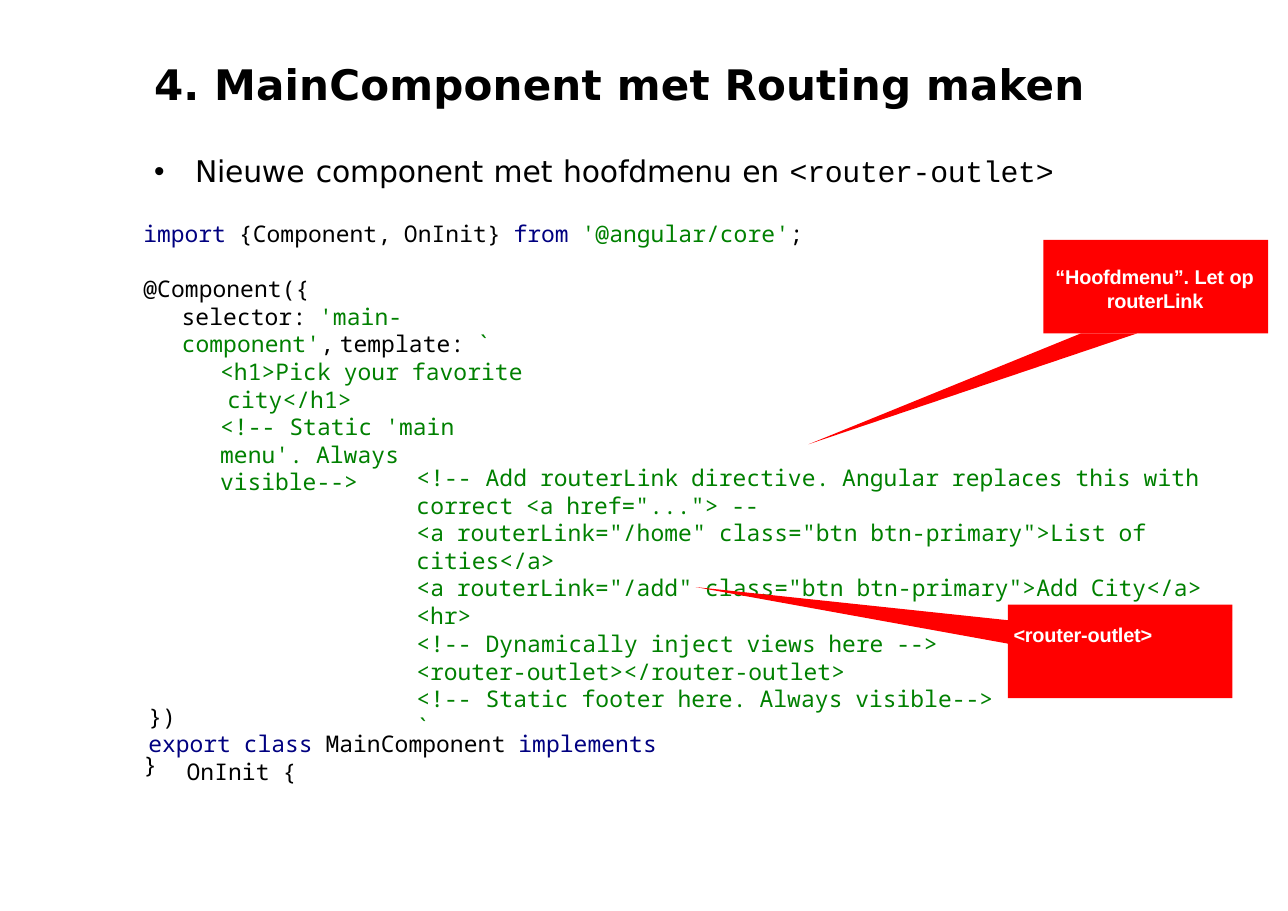
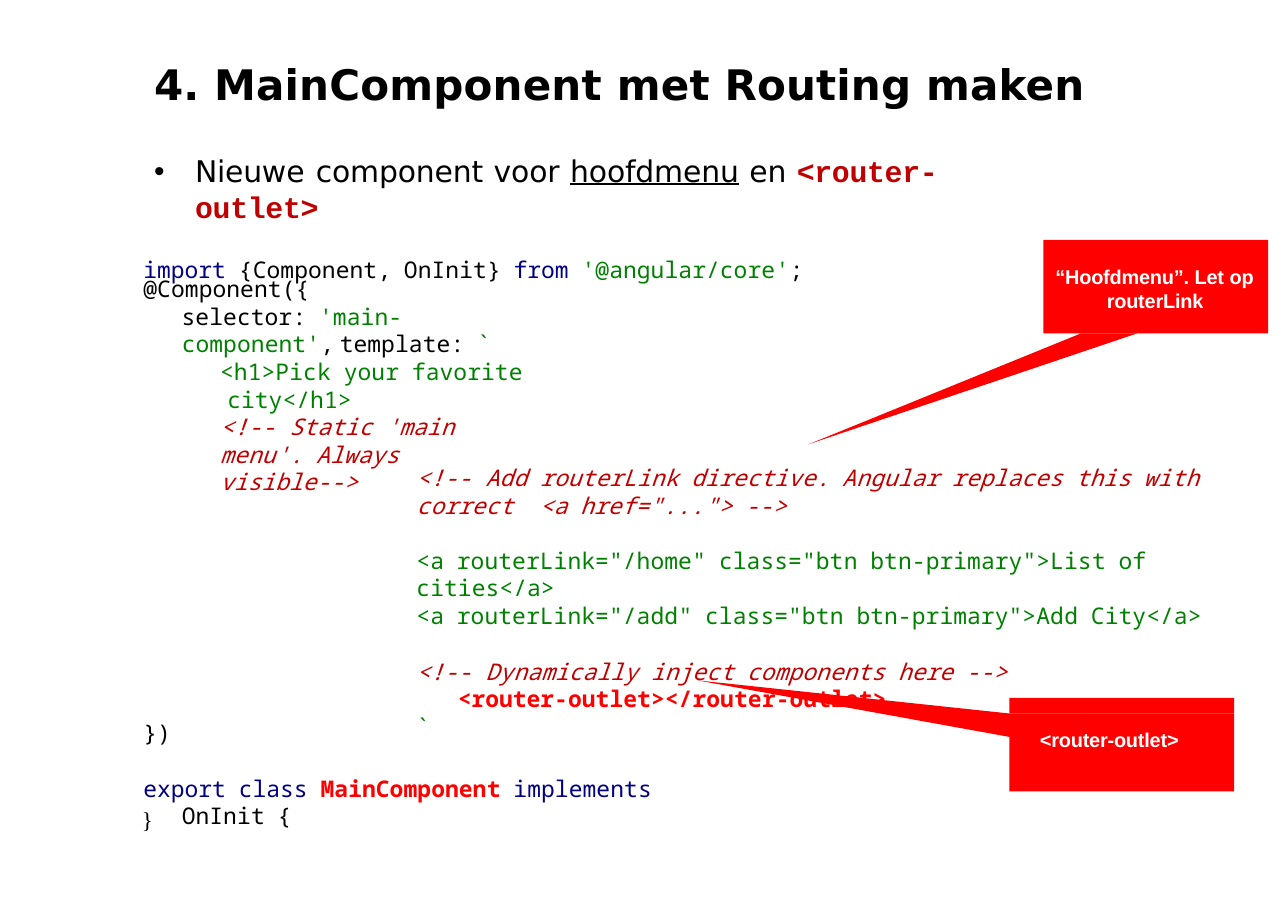
Before and after one commit to petereijgermans11/workshop-angular7, a slide deck: slide 7 of PPT/05- Angular Routing.pptx. Drawn at 1288x911 pixels with LibreOffice and Linux fonts; fonts in the diff are those of the drawing. Boxes give left, top, right and bottom in pixels: in the first picture for what was removed or moved away, otherwise in the second. Text is boxed around its words. In the diff, an @@ line names an element or a change of style, - is before the commit and + after.

Commit message:
routing PPT changed

```diff
--- a/PPT/05- Angular Routing.pptx
+++ b/PPT/05- Angular Routing.pptx
@@ text at bbox=[195, 159, 938, 219]: text changed @@
-• Nieuwe component met hoofdmenu en <router-outlet>
+• Nieuwe component voor hoofdmenu en <router-outlet>
@@ text at bbox=[220, 417, 454, 491]: text colour #008000 to #C00000, italic on in "<!‐‐ Static 'main menu'. Always visible‐‐>" @@
@@ text at bbox=[416, 468, 1199, 515]: text changed; text colour #008000 to #C00000; italic on @@
-<!‐‐ Add routerLink directive. Angular replaces this with correct <a href="..."> ‐‐
+<!‐‐ Add routerLink directive. Angular replaces this with correct <a href="..."> ‐‐>
@@ text at bbox=[458, 686, 887, 713]: text colour #008000 to #FF0000, bold on in "<router‐outlet></router‐outlet>" @@
@@ text at bbox=[486, 662, 953, 686]: text changed; text colour #008000 to #C00000; italic on @@
-<hr>
-<!‐‐ Dynamically inject views here ‐‐>
+<!‐‐ Dynamically inject components here ‐‐>
@@ text at bbox=[486, 689, 993, 713]: paragraph removed @@
-<!‐‐ Static footer here. Always visible‐‐>
@@ freeform shape: place and size @@
-freeform shape at bbox=[696, 587, 1233, 699]
+freeform shape at bbox=[697, 681, 1234, 792]
@@ text "})": place and size @@
-text "})" at bbox=[148, 734, 656, 781]
+text "})" at bbox=[143, 779, 651, 825]
@@ text "<router-outlet>": place and size @@
-text "<router-outlet>" at bbox=[1014, 627, 1153, 643]
+text "<router-outlet>" at bbox=[1040, 732, 1179, 748]
@@ text at bbox=[143, 779, 651, 825]: text colour #000000 to #FF0000, bold on in "MainComponent" @@
```
Also in this commit, not shown: 8 other slides changed, 5 other files.
